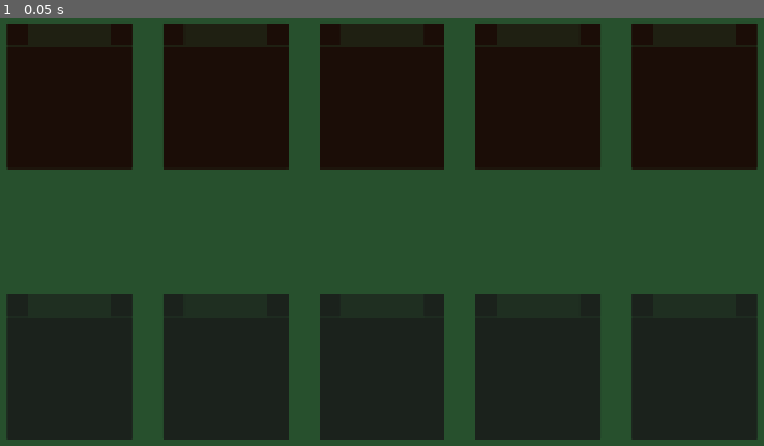
Above: before the commit, frame 1.
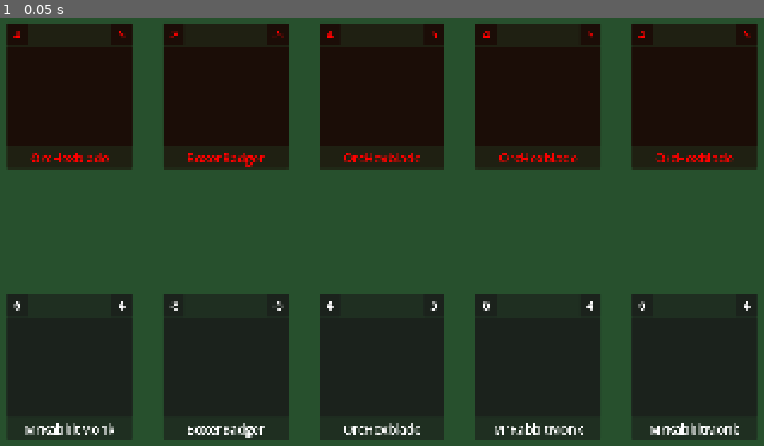
Above: after the commit, the same moment.

Repository: Castorfiber92/spelprojekt_jfk
Game: Godot game, scene res://Scenes/main.tscn
The game is run twice, just before and just after one commit, with the same random seed, the same clock (stepped at 60 frames per second) and the same inputs.
Inputs:
- Up to frame 1 (0.05 s): no input

The runs differ from the first frame. In frame 1, 1.7% of the frame differs, in the area x 1-99%, y 3-99%.
Error before the commit: Invalid assignment of property or key 'visible' with value of type 'bool' on a base object of type 'Nil'. (res://Scenes/HeroSlot.gd:27)

Commit message:
Changed Behavior script, fixed issues with combat and its ui

Diff:
--- a/Resources/Hero/BoxerBadger.tres
+++ b/Resources/Hero/BoxerBadger.tres
@@ -1,10 +1,10 @@
-[gd_resource type="Resource" script_class="HeroData" load_steps=2 format=3 uid="uid://dknc6qefv1ye"]
+[gd_resource type="Resource" script_class="HeroData" format=3 uid="uid://dknc6qefv1ye"]
 
 [ext_resource type="Script" uid="uid://cg6we33ta62qy" path="res://Scripts/Heroes/HeroData.gd" id="1_16sy4"]
 
 [resource]
 script = ExtResource("1_16sy4")
 name = "BoxerBadger"
-baseHP = 40.0
-baseDamage = 4.0
+base_HP = -8
+base_damage = -5
 metadata/_custom_type_script = "uid://cg6we33ta62qy"
--- a/Resources/Hero/MrRabbitMonk.tres
+++ b/Resources/Hero/MrRabbitMonk.tres
@@ -1,10 +1,10 @@
-[gd_resource type="Resource" script_class="HeroData" load_steps=2 format=3 uid="uid://blppyby2i0jom"]
+[gd_resource type="Resource" script_class="HeroData" format=3 uid="uid://blppyby2i0jom"]
 
 [ext_resource type="Script" uid="uid://cg6we33ta62qy" path="res://Scripts/Heroes/HeroData.gd" id="1_ai3un"]
 
 [resource]
 script = ExtResource("1_ai3un")
 name = "MrRabbitMonk"
-baseHP = 20.0
-baseDamage = 5.0
+base_HP = 6
+base_damage = 4
 metadata/_custom_type_script = "uid://cg6we33ta62qy"
--- a/Resources/Hero/OrcHexblade.tres
+++ b/Resources/Hero/OrcHexblade.tres
@@ -1,10 +1,10 @@
-[gd_resource type="Resource" script_class="HeroData" load_steps=2 format=3 uid="uid://dvivwugrwh8vr"]
+[gd_resource type="Resource" script_class="HeroData" format=3 uid="uid://dvivwugrwh8vr"]
 
 [ext_resource type="Script" uid="uid://cg6we33ta62qy" path="res://Scripts/Heroes/HeroData.gd" id="1_x5tnt"]
 
 [resource]
 script = ExtResource("1_x5tnt")
 name = "OrcHexblade"
-baseHP = 24.0
-baseDamage = 2.0
+base_HP = 4
+base_damage = 5
 metadata/_custom_type_script = "uid://cg6we33ta62qy"
--- a/Scenes/Combat/CombatScene.tscn
+++ b/Scenes/Combat/CombatScene.tscn
@@ -4,12 +4,13 @@
 [ext_resource type="PackedScene" uid="uid://4o0e327hk6p2" path="res://Scenes/Combat/CombatUI.tscn" id="2_8dwbb"]
 [ext_resource type="Script" uid="uid://cg6we33ta62qy" path="res://Scripts/Heroes/HeroData.gd" id="2_oin0j"]
 [ext_resource type="Resource" uid="uid://blppyby2i0jom" path="res://Resources/Hero/MrRabbitMonk.tres" id="3_exby7"]
+[ext_resource type="Resource" uid="uid://dknc6qefv1ye" path="res://Resources/Hero/BoxerBadger.tres" id="4_t6fkv"]
 [ext_resource type="Resource" uid="uid://dvivwugrwh8vr" path="res://Resources/Hero/OrcHexblade.tres" id="4_x1lw5"]
 
 [node name="CombatManager" type="Node2D" unique_id=442684704 node_paths=PackedStringArray("combat_ui")]
 script = ExtResource("1_vhmsl")
 combat_ui = NodePath("CombatUI")
-player_heroes = Array[ExtResource("2_oin0j")]([ExtResource("3_exby7")])
-enemy_heroes = Array[ExtResource("2_oin0j")]([ExtResource("4_x1lw5")])
+player_heroes = Array[ExtResource("2_oin0j")]([ExtResource("3_exby7"), ExtResource("4_t6fkv"), ExtResource("4_x1lw5"), ExtResource("3_exby7"), ExtResource("3_exby7")])
+enemy_heroes = Array[ExtResource("2_oin0j")]([ExtResource("4_x1lw5"), ExtResource("4_t6fkv"), ExtResource("4_x1lw5"), ExtResource("4_x1lw5"), ExtResource("4_x1lw5")])
 
 [node name="CombatUI" parent="." unique_id=903688084 instance=ExtResource("2_8dwbb")]
--- a/Scenes/Combat/CombatUI.tscn
+++ b/Scenes/Combat/CombatUI.tscn
@@ -1,7 +1,6 @@
 [gd_scene format=3 uid="uid://4o0e327hk6p2"]
 
 [ext_resource type="Script" uid="uid://c07ekn2q4ouo3" path="res://Scripts/Combat/CombatUI.gd" id="1_4u6w4"]
-[ext_resource type="PackedScene" uid="uid://cfo0bnhsgek7e" path="res://Scenes/HeroSlot.tscn" id="1_va5en"]
 
 [node name="CombatUI" type="Control" unique_id=903688084 node_paths=PackedStringArray("player_party", "enemy_party")]
 layout_mode = 3
@@ -25,21 +24,6 @@
 offset_bottom = 1050.0
 theme_override_constants/separation = 75
 
-[node name="HeroSlot" parent="Player Heroes" unique_id=1012603315 instance=ExtResource("1_va5en")]
-layout_mode = 2
-
-[node name="HeroSlot2" parent="Player Heroes" unique_id=279709608 instance=ExtResource("1_va5en")]
-layout_mode = 2
-
-[node name="HeroSlot3" parent="Player Heroes" unique_id=689312403 instance=ExtResource("1_va5en")]
-layout_mode = 2
-
-[node name="HeroSlot4" parent="Player Heroes" unique_id=1371394024 instance=ExtResource("1_va5en")]
-layout_mode = 2
-
-[node name="HeroSlot5" parent="Player Heroes" unique_id=301217383 instance=ExtResource("1_va5en")]
-layout_mode = 2
-
 [node name="Enemy Heroes" type="HBoxContainer" parent="." unique_id=225338066]
 modulate = Color(1, 0, 0, 1)
 layout_mode = 0
@@ -48,18 +32,3 @@
 offset_right = 1860.0
 offset_bottom = 400.0
 theme_override_constants/separation = 75
-
-[node name="HeroSlot" parent="Enemy Heroes" unique_id=449030312 instance=ExtResource("1_va5en")]
-layout_mode = 2
-
-[node name="HeroSlot2" parent="Enemy Heroes" unique_id=529867464 instance=ExtResource("1_va5en")]
-layout_mode = 2
-
-[node name="HeroSlot3" parent="Enemy Heroes" unique_id=1648733327 instance=ExtResource("1_va5en")]
-layout_mode = 2
-
-[node name="HeroSlot4" parent="Enemy Heroes" unique_id=122582950 instance=ExtResource("1_va5en")]
-layout_mode = 2
-
-[node name="HeroSlot5" parent="Enemy Heroes" unique_id=1907797751 instance=ExtResource("1_va5en")]
-layout_mode = 2
--- a/Scenes/HeroSlot.gd
+++ b/Scenes/HeroSlot.gd
@@ -2,7 +2,7 @@
 class_name HeroSlot
 
 @export var active_hero : Hero
-enum team {HERO_ENEMY, HERO_PLAYER}
+#enum team {HERO_ENEMY, HERO_PLAYER}
 @export var hp_label : Label
 @export var damage_label : Label
 @export var name_label : Label
@@ -10,13 +10,6 @@
 func _ready() -> void:
 	update_info()
 
-func set_hero(hero : Hero):
-	active_hero = hero
-	update_info()
-
-func remove_hero():
-	active_hero = null
-	update_info()
 
 func toggle_visibility(show = true):
 	if show:
@@ -29,7 +22,7 @@
 		name_label.visible = false
 
 func update_info():
-	##We are callilng this whenever we need to update the labels
+	##We are calling this whenever we need to update the labels
 	##First we check that there is, in fact, a active hero in the slot (error-check)
 	if active_hero != null:
 		##If there is, we convert the correct variables to strings and update the information
@@ -37,7 +30,7 @@
 		toggle_visibility()
 		hp_label.text = str(active_hero.current_HP)
 		damage_label.text = str(active_hero.current_damage)
-		name_label.text = active_hero.hero.name
+		name_label.text = active_hero.hero_data.name
 	else:
 		##If there is NO hero
 		##Hide the labels
--- a/Scripts/Behaviors/BehaviorData.gd
+++ b/Scripts/Behaviors/Base/Behavior.gd
@@ -1,10 +1,16 @@
-extends Resource
-class_name BehaviorData
+class_name Behavior
 
 @export var name : String
-var owner_hero: Hero
+##var owner_hero: Hero
 
 ##Below we will have functions for every event we want to check
 ##which means on_hit, on_death, on_taking_damage etc etc.
 ##Then, we create resources for each behaviorData and define what said behavior is doing on every
 ##event.
+
+func on_attack():
+	print("Notcrit")
+	pass
+
+func on_death():
+	pass
--- /dev/null
+++ b/Scripts/Behaviors/Behavior_Crit.gd
@@ -0,0 +1,4 @@
+extends Behavior
+
+func on_attack():
+	print("Crit")
--- a/Scripts/Combat/CombatManager.gd
+++ b/Scripts/Combat/CombatManager.gd
@@ -6,6 +6,8 @@
 ##Below is temporary, for testing
 @export var player_heroes : Array[HeroData]
 @export var enemy_heroes : Array[HeroData]
+
+@onready var hero_slot: = preload("res://Scenes/HeroSlot.tscn")
 
 func _ready() -> void:
 	create_slots()
@@ -20,6 +22,7 @@
 
 func set_hero(slot : HeroSlot, hero : Hero):
 	slot.active_hero = hero
+	slot.update_info()
 
 func remove_hero(slot : HeroSlot):
 	slot.active_hero = null
@@ -29,32 +32,34 @@
 
 func load_player_party():
 	for i in player_heroes:
-		var slot = HeroSlot.new()
+		var slot : HeroSlot = hero_slot.instantiate()
 		##Add it to the UI
 		combat_ui.player_party.add_child(slot)
 		##Assign the team to Player
-		slot.team = slot.team.HERO_PLAYER
+		#slot.currentTeam = slot.currentTeam.HERO_PLAYER
+		##Add it to our array
+		slots.append(slot)
+		##Create a Hero class from the HeroData (so we don't mess up the Resource)
+		var hero = Hero.new()
+		##Set the Hero data according to the HeroData in the array above
+		hero.hero_data = i
+		hero.initialize_data()
+		##Update the slot with the correct hero
+		set_hero(slot, hero)
+
+func load_enemy_party():
+	for i in enemy_heroes:
+		var slot : HeroSlot = hero_slot.instantiate()
+		##Add it to the UI
+		combat_ui.enemy_party.add_child(slot)
+		##Assign the team to Player
+		##slot.team = slot.team.HERO_ENEMY
 		##Add it to our array
 		slots.append(slot)
 		##Create a Hero class from the HeroData (so we don't mess up the Resource)
 		var hero = Hero.new()
 		##Set the Hero class data according to the HeroData in the array above
-		hero.hero = i
+		hero.hero_data = i
+		hero.initialize_data()
 		##Update the slot with the correct hero
 		set_hero(slot, hero)
-
-func load_enemy_party():
-	for i in enemy_heroes:
-		var slot = HeroSlot.new()
-		##Add it to the UI
-		combat_ui.enemy_party.add_child(slot)
-		##Assign the team to Player
-		slot.team = slot.team.HERO_ENEMY
-		##Add it to our array
-		slots.append(slot)
-		##Create a Hero class from the HeroData (so we don't mess up the Resource)
-		var hero = Hero.new()
-		##Set the Hero class data according to the HeroData in the array above
-		hero.hero = i
-		##Update the slot with the correct hero
-		set_hero(slot, hero)
--- a/Scripts/Heroes/Hero.gd
+++ b/Scripts/Heroes/Hero.gd
@@ -1,10 +1,10 @@
 extends Node2D
 class_name Hero
 
-@export var hero : HeroData
-@export var current_HP : float
-@export var current_damage : float
-var behaviors: Dictionary [String, BehaviorData]
+@export var hero_data : HeroData
+@export var current_HP : int
+@export var current_damage : int
+var behaviors: Dictionary [String, Behavior]
 
 func _ready() -> void:
 	## When the Hero Class loads (i.e. begins to exist) we call the functions below
@@ -13,10 +13,10 @@
 func initialize_data():
 	## This loads the information from the base resource class HeroData (which we do NOT want to meddle with)
 	## into the Hero class.
-	current_HP = hero.base_HP
-	current_damage = hero.base_damage
+	current_HP = hero_data.base_HP
+	current_damage = hero_data.base_damage
 
-func add_behavior(behavior: BehaviorData):
+func add_behavior(behavior: Behavior):
 	## This is used when we add another behavior to the Hero. Such as when an item is added, when a buff
 	## is received, when they unlock a new ability etc. etc.
 	var new_behavior = behavior.duplicate() ## Creates a unique copy so we don't mess with the Resource itself
--- a/Scripts/Heroes/HeroData.gd
+++ b/Scripts/Heroes/HeroData.gd
@@ -2,5 +2,5 @@
 class_name HeroData
 
 @export var name : String
-@export var base_HP : float
-@export var base_damage : float
+@export var base_HP : int
+@export var base_damage : int
Renamed: Scripts/Behaviors/BehaviorData.gd.uid -> Scripts/Behaviors/Base/Behavior.gd.uid
Not shown, added: Scripts/Behaviors/Behavior_Crit.gd.uid
